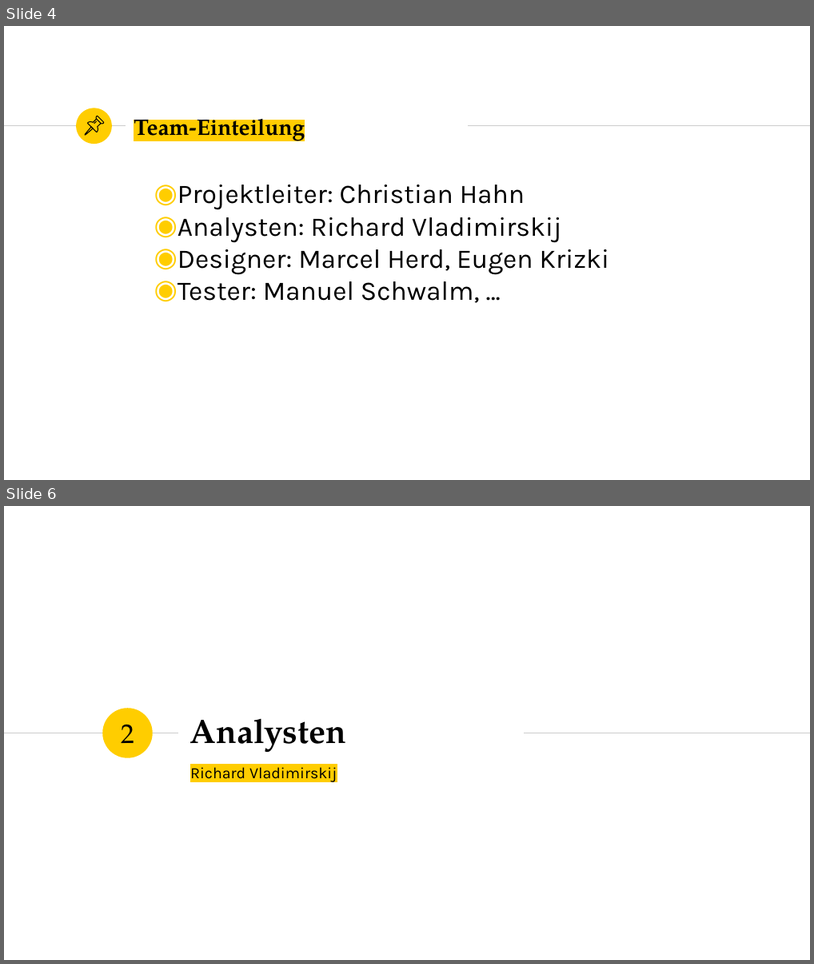
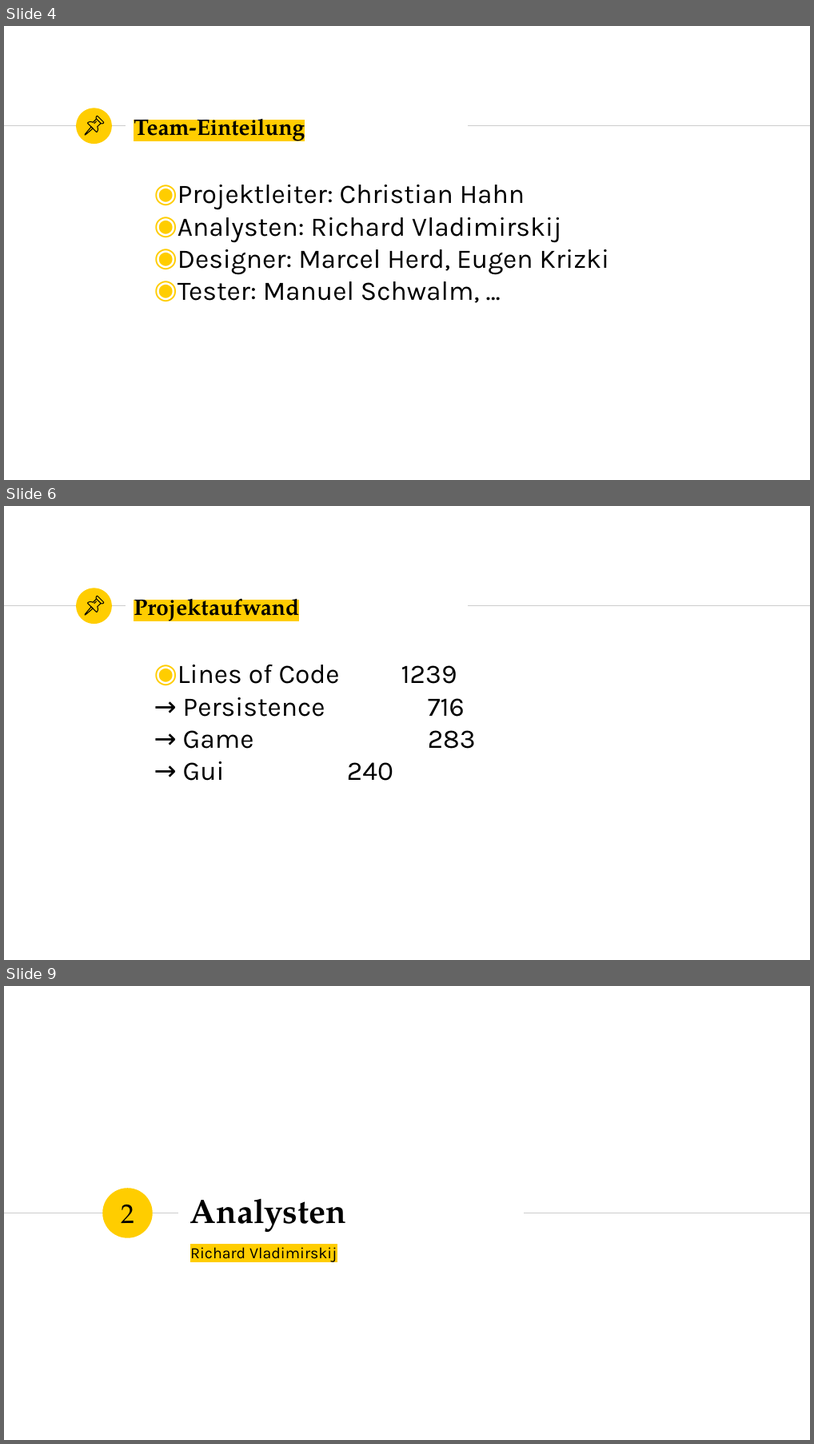
Before and after one commit to marcelherd/OOT-Projekt, a slide deck: Presentation/Presentation.pptx. Shown one above the other, each under a label of ours: slides 4 and 6 before the commit, slides 4, 6 and 9 after it; the slides between them are not shown. The pictures are 814x964 and 814x1444 pixels, drawn with LibreOffice and Linux fonts; fonts in the diff are those of the drawing. Boxes give left, top, right and bottom in pixels: in the first picture for what was removed or moved away, otherwise in the second. Text is boxed around its words. In the diff, an @@ line names an element or a change of style, - is before the commit and + after.

```diff
--- a/Presentation/Presentation.pptx
+++ b/Presentation/Presentation.pptx
@@ slide 6 added at (4, 506, 810, 960), background #FFFFFF; not listed: 3 template elements that a slide beside it also shows @@
@@ group added at (85, 596, 103, 615): 4 freeform shapes @@
@@ title added at (134, 592, 299, 624), 20 pt, text #000000, bold @@
+Projektaufwand
@@ text added at (178, 664, 476, 780), 24 pt, text #000000 @@
+◉ Lines of Code 1239
+→ Persistence 716
+→ Game 283
+→ Gui 240
@@ what was slide 6 is now slide 9 @@
```
Also in this commit, not shown: 1 slide changed, 2 other slides added, 3 other files.
